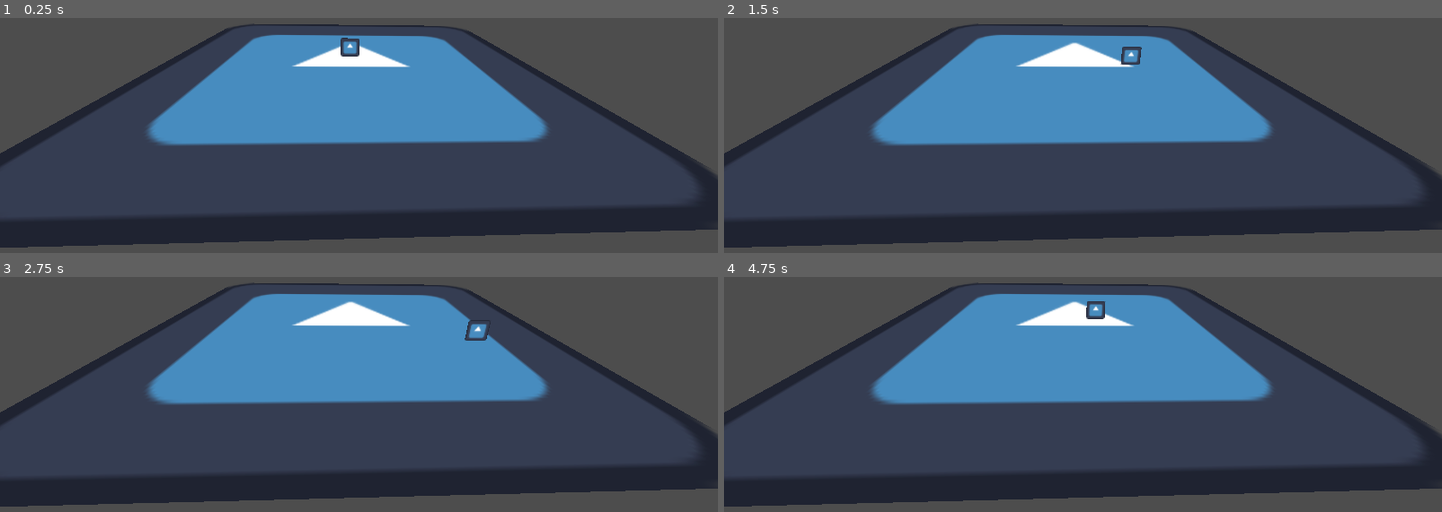
Above: before the commit, frames 1-4 (two rows, left to right).
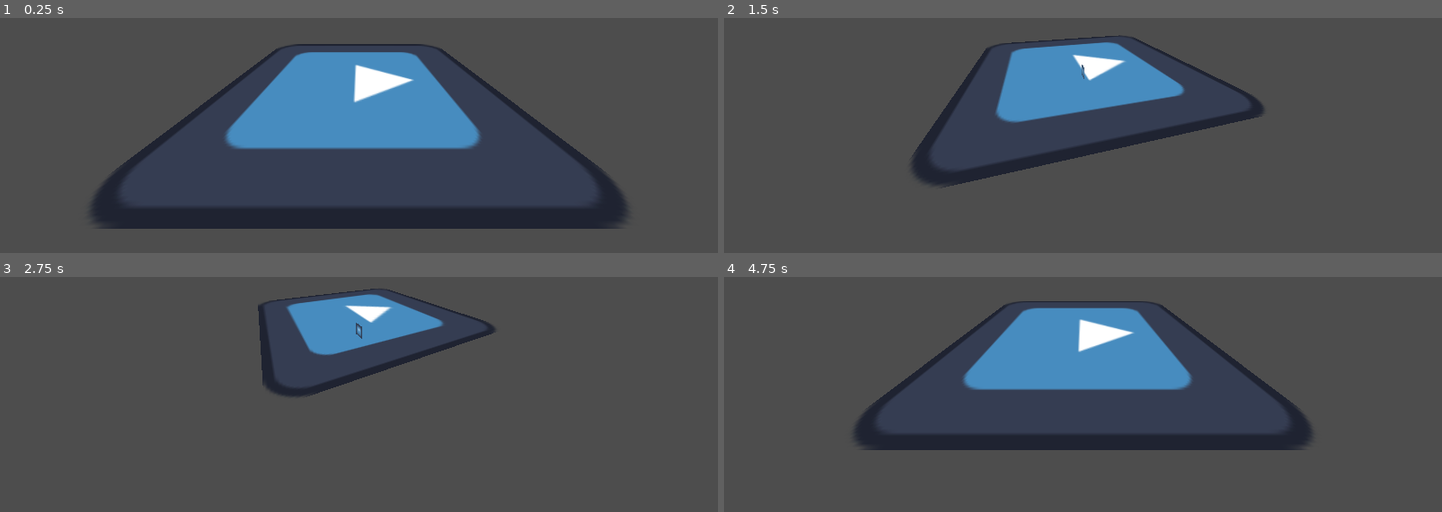
Above: after the commit, the same moments.

Repository: CodingBigTime/pencil-chisel-code-2023
Game: Godot game, scene res://scenes/node_3d.tscn
Two runs of this game, one before a commit and one after it. Both use one fixed random seed, a clock stepped at 60 frames per second and the inputs below. The engine's default icon, where the game draws it, is replaced by a stand-in: a white triangle on a blue panel in a dark square.
Inputs:
- Up to frame 1 (0.25 s): no input
- Up to frame 2 (1.5 s): tap Enter (ui_accept) at 0.5, 0.77 s; hold D (right) 0.53-1.28 s; hold S (down) from 1.28 s (still down)
- Up to frame 3 (2.75 s): tap Enter (ui_accept) at 1.52 s; release S (down) at 2.03 s; hold D (right) from 2.03 s (still down)
- Up to frame 4 (4.75 s): release D (right) at 2.78 s; hold W (up) 2.78-3.53 s; tap Enter (ui_accept) at 3.02, 3.77, 4.52 s; hold A (left) from 3.53 s (still down)

The runs differ from the first frame. In frame 1, 24% of the frame differs, in the area x 0-100%, y 2-98%; in frame 2, 33%; in frame 3, 34%; in frame 4, 34%.

Commit message:
Camera follow player + trig util

Diff:
--- a/actors/player.tscn
+++ b/actors/player.tscn
@@ -12,6 +12,7 @@
 script = ExtResource("1_fkmfk")
 
 [node name="Sprite3D" type="Sprite3D" parent="."]
+transform = Transform3D(1, 0, 0, 0, 1, 1.74846e-07, 0, -1.74846e-07, 1, 0, 0, 0)
 texture = ExtResource("2_knmi1")
 
 [node name="CollisionShape3D" type="CollisionShape3D" parent="."]
--- /dev/null
+++ b/scenes/Camera3D.gd
@@ -0,0 +1,25 @@
+extends Camera3D
+
+const CAMERA_DISTANCE: float = 16
+
+
+# Called when the node enters the scene tree for the first time.
+func _ready():
+	pass  # Replace with function body.
+
+
+# Called every frame. 'delta' is the elapsed time since the previous frame.
+func _process(_delta):
+	var player_position: Vector3 = $"../player".position
+
+	var polar_coords = Trigonometry.to_polar(Vector2(player_position.x, player_position.z))
+
+	polar_coords.x += CAMERA_DISTANCE
+
+	var cart_coords = Trigonometry.to_cartasian(polar_coords)
+
+	position.x = cart_coords.x
+	position.z = cart_coords.y
+
+	var camera_angle = Vector2(position.x, position.z).angle()
+	rotation.y = -camera_angle + PI / 2
--- a/scenes/node_3d.tscn
+++ b/scenes/node_3d.tscn
@@ -1,7 +1,8 @@
-[gd_scene load_steps=3 format=3 uid="uid://d02rc17m7ng27"]
+[gd_scene load_steps=4 format=3 uid="uid://d02rc17m7ng27"]
 
 [ext_resource type="PackedScene" uid="uid://bk5a1jikvrc3k" path="res://objects/floor.tscn" id="1_ftt5t"]
 [ext_resource type="PackedScene" uid="uid://cup6i73gp2txa" path="res://actors/player.tscn" id="2_avqwy"]
+[ext_resource type="Script" path="res://scenes/Camera3D.gd" id="3_d70yx"]
 
 [node name="Node3D" type="Node3D"]
 
@@ -9,7 +10,8 @@
 transform = Transform3D(20, 0, 0, 0, -8.74228e-07, 20, 0, -20, -8.74228e-07, 0, 0, 0)
 
 [node name="player" parent="." instance=ExtResource("2_avqwy")]
-transform = Transform3D(1, 0, 0, 0, 1, 0, 0, 0, 1, -0.110423, 1.52364, -0.148572)
 
 [node name="Camera3D" type="Camera3D" parent="."]
-transform = Transform3D(0.999018, 4.65204e-09, -0.0443169, 0.0191578, 0.901734, 0.431866, 0.0399621, -0.43229, 0.900849, -0.295123, 6.48998, 17.2458)
+transform = Transform3D(1, 0, 0, 0, 0.866025, 0.5, 0, -0.5, 0.866025, 0.015337, 8.3435, 15.6799)
+fov = 98.1
+script = ExtResource("3_d70yx")
--- /dev/null
+++ b/util/trig.gd
@@ -0,0 +1,44 @@
+class_name Trigonometry
+
+
+static func to_polar(cartasian_coordinates: Vector2) -> Vector2:
+	var r = cartasian_coordinates.distance_to(Vector2.ZERO)
+	var angle = atan2(cartasian_coordinates.y, cartasian_coordinates.x)
+	return Vector2(r, angle)
+
+
+static func to_cartasian(polar_coordinates: Vector2) -> Vector2:
+	var x = polar_coordinates.x * cos(polar_coordinates.y)
+	var y = polar_coordinates.x * sin(polar_coordinates.y)
+	return Vector2(x, y)
+
+
+static func are_segments_intersecting(
+	start1: Vector2, end1: Vector2, start2: Vector2, end2: Vector2
+) -> bool:
+	var d = (end1.x - start1.x) * (end2.y - start2.y) - (end1.y - start1.y) * (end2.x - start2.x)
+	if d == 0:
+		return false
+	var u = (
+		((start2.x - start1.x) * (end2.y - start2.y) - (start2.y - start1.y) * (end2.x - start2.x))
+		/ d
+	)
+	var v = (
+		((start2.x - start1.x) * (end1.y - start1.y) - (start2.y - start1.y) * (end1.x - start1.x))
+		/ d
+	)
+	return u > 0 and u < 1 and v > 0 and v < 1
+
+
+static func distance_point_to_segment(
+	point: Vector2, segment_start: Vector2, segment_end: Vector2
+) -> float:
+	var a = segment_end - segment_start
+	var b = point - segment_start
+	var t = b.dot(a) / a.dot(a)
+	if t < 0:
+		t = 0
+	elif t > 1:
+		t = 1
+	var projection = segment_start + a * t
+	return point.distance_to(projection)
